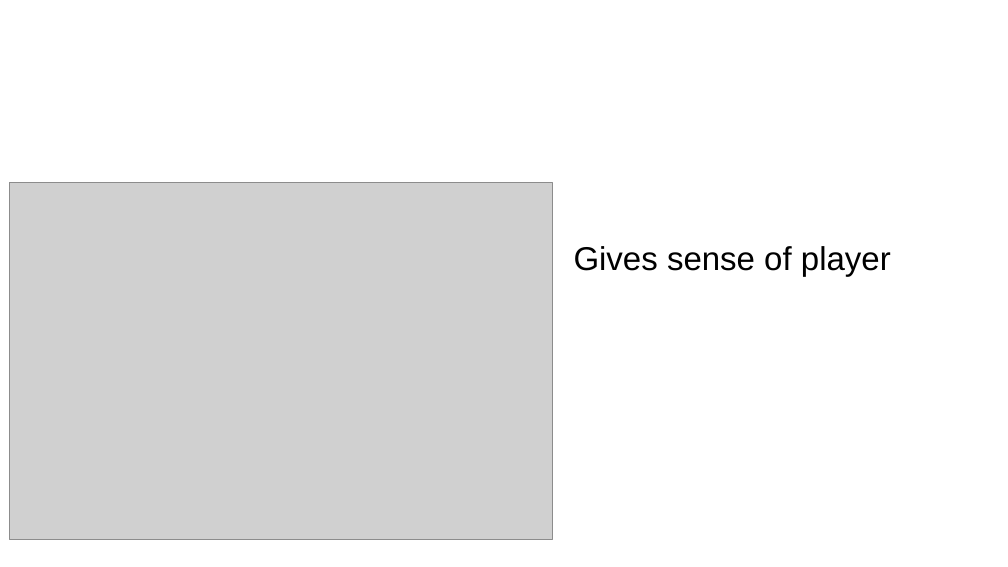
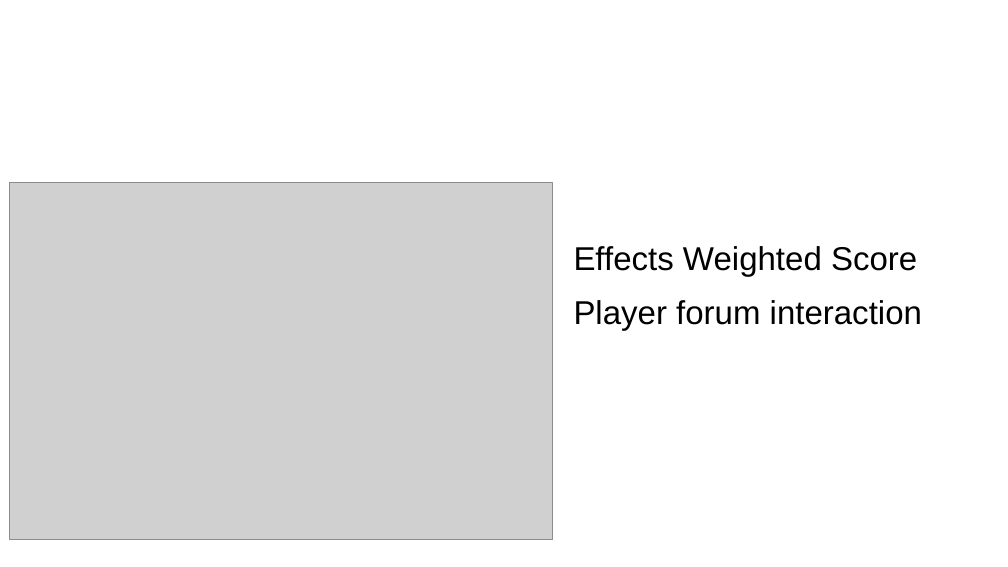
Before and after one commit to gr8willi35/DSI-CS1, a slide deck: slide 11 of cap1_pwrpt.odp. Drawn at 1008x567 pixels with LibreOffice and Linux fonts; fonts in the diff are those of the drawing; grey boxes stand for pictures; background and template pictures are left out. Boxes give left, top, right and bottom in pixels: in the first picture for what was removed or moved away, otherwise in the second. Text is boxed around its words. In the diff, an @@ line names an element or a change of style, - is before the commit and + after.

```diff
--- a/cap1_pwrpt.odp
+++ b/cap1_pwrpt.odp
@@ text at [574,246,922,331]: text changed @@
-● Gives sense of player
+● Effects Weighted Score
+● Player forum interaction
```
Also in this commit, not shown: 2 other slides changed, 1 other file.
